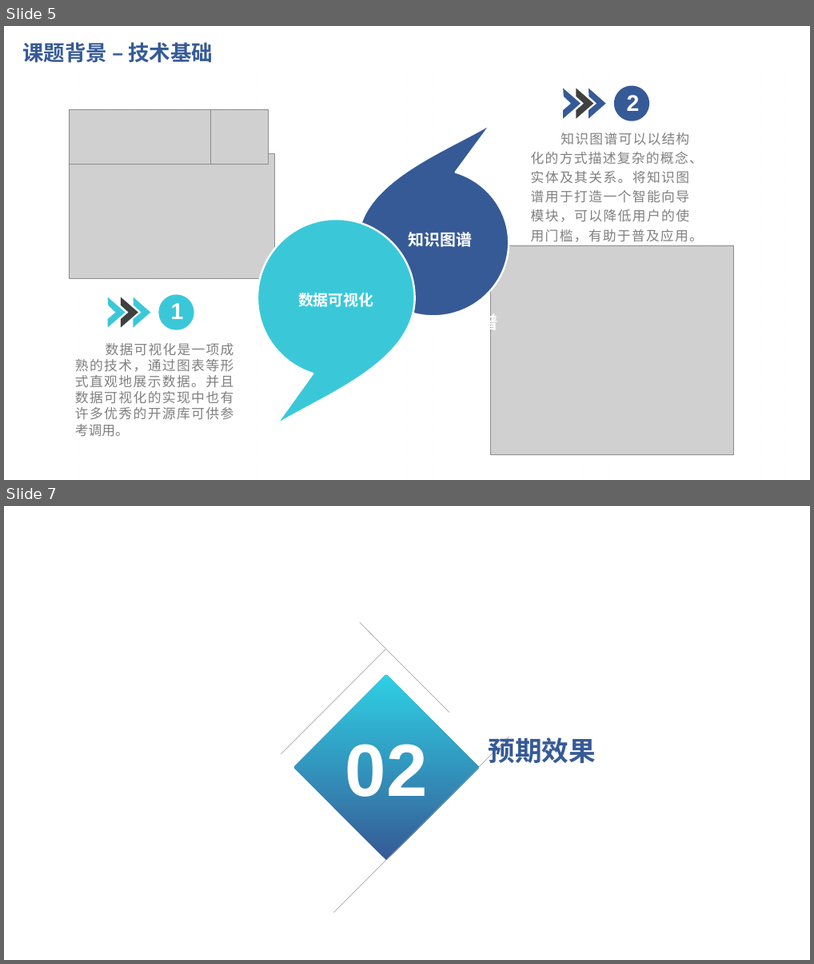
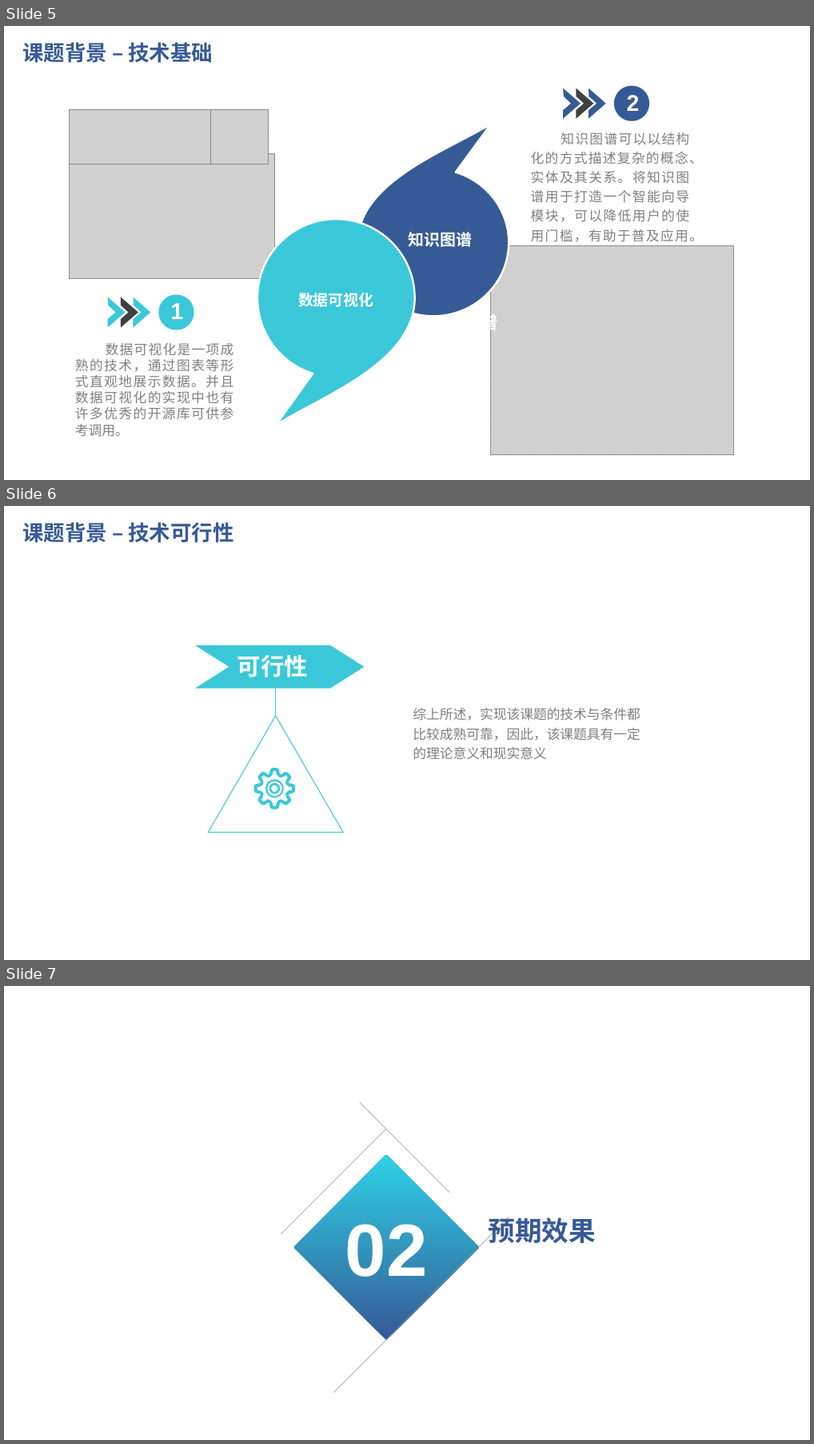
Before and after one commit to Illzen/Regindusty, a slide deck: 开题报告.pptx. Shown one above the other, each under a label of ours: slides 5 and 7 before the commit, slides 5, 6 and 7 after it; the slides between them are not shown. The pictures are 814x964 and 814x1444 pixels, drawn with LibreOffice and Linux fonts; fonts in the diff are those of the drawing; grey boxes stand for pictures; background and template pictures are left out. Boxes give left, top, right and bottom in pixels: in the first picture for what was removed or moved away, otherwise in the second. Text is boxed around its words. In the diff, an @@ line names an element or a change of style, - is before the commit and + after.

```diff
--- a/开题报告.pptx
+++ b/开题报告.pptx
@@ slide 6 added at (x1=4, y1=506, x2=810, y2=960), background picture (left out); not listed: 1 template element that a slide beside it also shows @@
@@ title added at (x1=22, y1=522, x2=234, y2=543), 25.2 pt, text #365A96, bold @@
+课题背景 – 技术可行性
@@ freeform shape added at (x1=195, y1=645, x2=365, y2=688), fill #3AC8D9 @@
@@ text added at (x1=238, y1=655, x2=308, y2=677), 28 pt, text #FFFFFF, bold @@
+可行性
@@ text added at (x1=413, y1=708, x2=641, y2=759), 16 pt, text #808080 @@
+综上所述，实现该课题的技术与条件都比较成熟可靠，因此，该课题具有一定的理论意义和现实意义
@@ group added at (x1=209, y1=688, x2=343, y2=832): 3 freeform shapes, 1 triangle, 1 line @@
```
Also in this commit, not shown: 6 slides changed, 1 other slide added, 1 slide removed, 18 other files.
